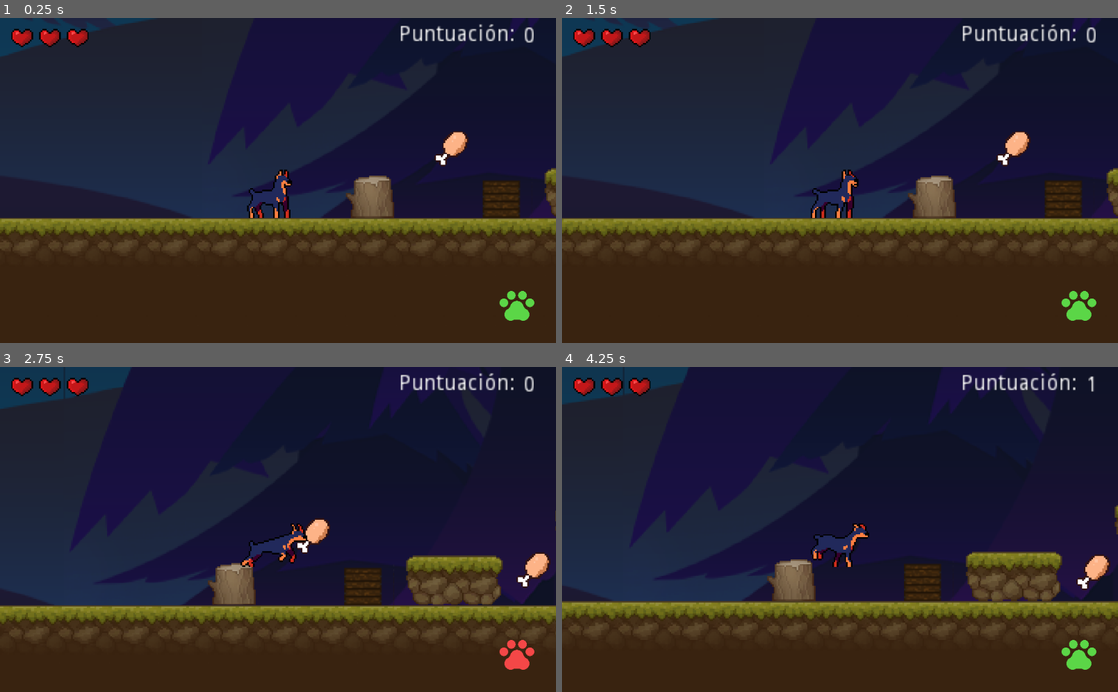
Above: before the commit, frames 1-4 (two rows, left to right).
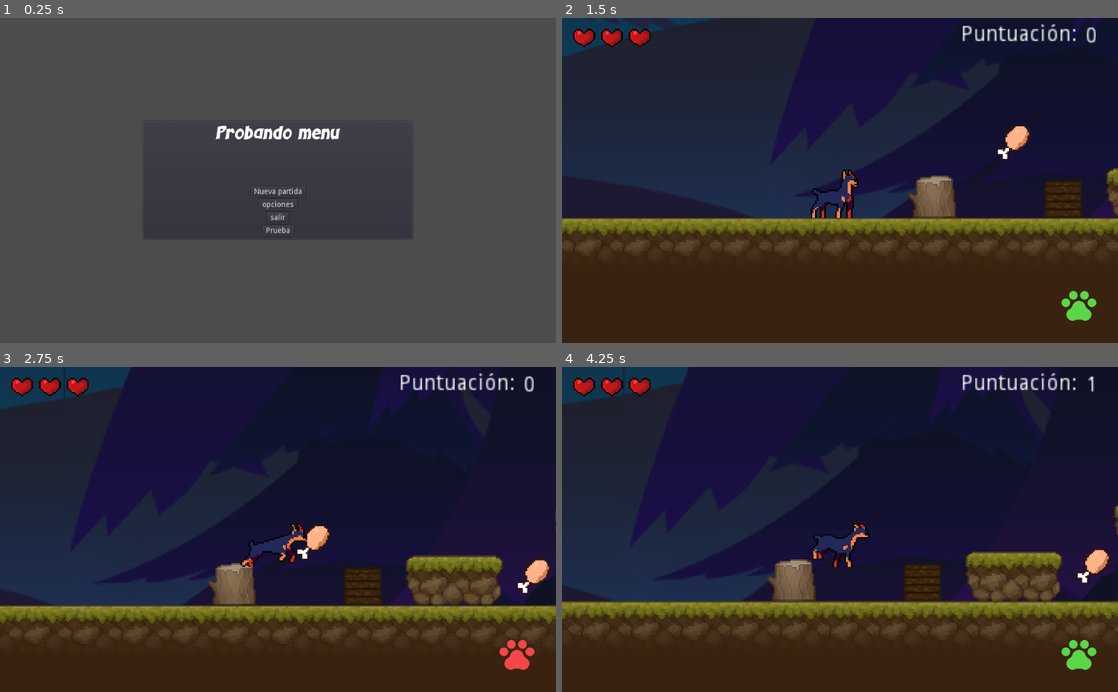
Above: after the commit, the same moments.

Repository: RicardoHL/PerroJuego
Game: Godot game, scene res://escenas/MainMenu.tscn
Two runs of this game, one before a commit and one after it. Both use one fixed random seed, a clock stepped at 60 frames per second and the inputs below. Before the commit the project starts from res://World.tscn. The engine's default icon, where the game draws it, is replaced by a stand-in: a white triangle on a blue panel in a dark square.
Inputs (mouse positions are in pixels of both pictures, inside the frame that each line leads up to):
- Up to frame 1 (0.25 s): no input
- Up to frame 2 (1.5 s): click (840, 193) at 0.5 s, where only the run after the commit has a clickable "Nueva partida"; tap Enter (ui_accept) at 1.25 s; move the mouse to (962, 164) at 1.27 s; press the mouse at (962, 164) at 1.28 s; hold Right (ui_right) from 1.28 s (still down)
- Up to frame 3 (2.75 s): keep holding Right (ui_right); tap Enter (ui_accept) at 1.52, 2.27 s; move the mouse to (166, 545) at 2.02 s; release the mouse at (166, 545) at 2.03 s; tap C (tecla_c) at 2.1 s
- Up to frame 4 (4.25 s): move the mouse to (895, 458) at 2.77 s; release Right (ui_right) at 2.78 s; hold Left (ui_left) 2.78-3.53 s; hold X (tecla_x) 2.78-3.53 s; move the mouse to (812, 594) at 3.52 s; hold Right (ui_right) from 3.53 s (still down); tap Z (tecla_z) at 3.6 s; tap Enter (ui_accept) at 3.77 s

The runs differ from the first frame. In frame 1, 100% of the frame differs, in the area x 0-100%, y 0-100%; in frame 2, 0.4%; in frame 3, 0.7%; in frame 4, 0.4%.

Commit message:
IA Zombie Acabada y juntado con la Salud

Diff:
--- a/PerroJuego/Scripts/Player.gd
+++ b/PerroJuego/Scripts/Player.gd
@@ -122,9 +122,9 @@
 		atacando=false
 
 func add_Score():
-
+	var healNode = get_tree().get_root().find_node("Salud",true,false)
+	healNode.heal()
 	var musloNode = get_tree().get_root().find_node("Camera2D",true,false)
-
 	musloNode.handleMeatCollected()
 
 
--- /dev/null
+++ b/PerroJuego/Scripts/Salud.gd
@@ -0,0 +1,95 @@
+extends Node2D
+
+onready var c1En = $Corazon1/CorazonEntero
+onready var c1Mi = $Corazon1/CorazonMitad
+onready var c1Va = $Corazon1/CorazonVacio
+onready var c2En = $Corazon2/CorazonEntero
+onready var c2Mi = $Corazon2/CorazonMitad
+onready var c2Va = $Corazon2/CorazonVacio
+onready var c3En = $Corazon3/CorazonEntero
+onready var c3Mi = $Corazon3/CorazonMitad
+onready var c3Va = $Corazon3/CorazonVacio
+
+var salud = 6
+
+func hitPlayer():
+	if(salud != 0):
+		salud -= 1
+	cambiarVida()
+
+func heal():
+	if(salud != 6):
+		salud += 1
+	cambiarVida()
+
+func cambiarVida():
+	if(salud == 0):
+		c1En.visible = false
+		c1Mi.visible = false
+		c1Va.visible = true
+		c2En.visible = false
+		c2Mi.visible = false
+		c2Va.visible = true
+		c3En.visible = false
+		c3Mi.visible = false
+		c3Va.visible = true
+	elif(salud == 1):
+		c1En.visible = false
+		c1Mi.visible = true
+		c1Va.visible = false
+		c2En.visible = false
+		c2Mi.visible = false
+		c2Va.visible = true
+		c3En.visible = false
+		c3Mi.visible = false
+		c3Va.visible = true
+	elif(salud == 2):
+		c1En.visible = true
+		c1Mi.visible = false
+		c1Va.visible = false
+		c2En.visible = false
+		c2Mi.visible = false
+		c2Va.visible = true
+		c3En.visible = false
+		c3Mi.visible = false
+		c3Va.visible = true
+	elif(salud == 3):
+		c1En.visible = true
+		c1Mi.visible = false
+		c1Va.visible = false
+		c2En.visible = false
+		c2Mi.visible = true
+		c2Va.visible = false
+		c3En.visible = false
+		c3Mi.visible = false
+		c3Va.visible = true
+	elif(salud == 4):
+		c1En.visible = true
+		c1Mi.visible = false
+		c1Va.visible = false
+		c2En.visible = true
+		c2Mi.visible = false
+		c2Va.visible = false
+		c3En.visible = false
+		c3Mi.visible = false
+		c3Va.visible = true
+	elif(salud == 5):
+		c1En.visible = true
+		c1Mi.visible = false
+		c1Va.visible = false
+		c2En.visible = true
+		c2Mi.visible = false
+		c2Va.visible = false
+		c3En.visible = false
+		c3Mi.visible = true
+		c3Va.visible = false
+	elif(salud == 6):
+		c1En.visible = true
+		c1Mi.visible = false
+		c1Va.visible = false
+		c2En.visible = true
+		c2Mi.visible = false
+		c2Va.visible = false
+		c3En.visible = true
+		c3Mi.visible = false
+		c3Va.visible = false
--- a/PerroJuego/Scripts/Zombie.gd
+++ b/PerroJuego/Scripts/Zombie.gd
@@ -2,6 +2,8 @@
 
 var moveSpeed = 100
 var maxSpeed = 150
+
+var timer
 
 const jumpHeight = -250
 const up = Vector2(0,-1)
@@ -11,7 +13,10 @@
 onready var collision = $CollisionShape2D
 onready var animationZombie = $AnimationZombie
 onready var hitboxAtaque = $Area_Ataque/HitBoxAtaque
-onready var rangoVision = $RangoVision
+onready var hitboxChoque = $Area_Choque/HitBoxChoque
+onready var rangoVision = $Area_Vision/RangoVision
+onready var spriteCono = $Sprite
+
 
 var move : Vector2 = Vector2(0,0)
 
@@ -19,6 +24,9 @@
 var motion = Vector2()
 var count = 0
 var dir = -1
+
+var seguirJugador = false
+
 
 var no_detectado=true
 
@@ -39,34 +47,68 @@
 
 
 func set_dir() ->void:
-	randomize()
-	var rand = rand_range(1, 3)
-	if rand == 1:
-		dir = 1
-	elif rand == 2:
-		dir = -1
-	elif rand == 3:
-		mov = false
+
+	if(seguirJugador == false):
+		var numero =randi() % (1001)
+
+
+
+		if numero > 0  && numero < 333 :
+			mov = true
+			dir = 1
+			animationZombie.play("WalkE")
+		elif numero > 334  && numero < 666:
+			dir = -1
+			mov = true
+			animationZombie.play("WalkE")
+		elif numero > 667  && numero < 1000:
+			mov = false
+
+			animationZombie.play("IdleE")
+
+
+
+
+
+func _init():
+	timer = Timer.new()
+	add_child(timer)
+	timer.wait_time = 2.0
+	timer.autostart = true
+	timer.connect("timeout", self, "finTiempo")
+
+
+func finTiempo():
+	print("fin")
+
+	set_dir()
+
 
 func _physics_process(delta):
+
 
 	motion.y += gravity
 	var friction = true
 	#animationZombie.play("WalkE")
 
 	if ready:
+
+
 		apply_gravity(delta)
 		if mov:
 			move.x = Speed * dir
 			move_and_slide(Vector2(move.x, 0), Vector2(0, -1))
 			if move.x < 0:
+
 				idle.flip_h = true
-				hitboxAtaque.position.x = -21
+				hitboxAtaque.position.x = -1.5
 				rangoVision.position.x = -52.256
+				rangoVision.scale.x = -2.116
 			else:
 				idle.flip_h = false
-				hitboxAtaque.position.x = 21
+				hitboxAtaque.position.x = 1.5
 				rangoVision.position.x = 52.256
+				rangoVision.scale.x = 2.116
 
 			if is_on_wall():
 				if dir > 0:
@@ -75,7 +117,7 @@
 
 
 					idle.flip_h = true
-					hitboxAtaque.position.x = -21
+					hitboxAtaque.position.x = -1.5
 					rangoVision.position.x = -52.256
 
 				else:
@@ -85,6 +127,7 @@
 					rangoVision.position.x = 52.256
 			pass
 		pass
+
 	pass
 
 
@@ -97,7 +140,7 @@
 	pass
 
 
-func _on_Area_Vision_body_entered(body):
+func _on_Area_Ataque_body_entered(body):
 
 	if(body.name == "Player"):
 		no_detectado = false
@@ -106,16 +149,51 @@
 		animationZombie.play("Attack")
 
 
+func _on_Area_Ataque_body_exited(body):
+	if(body.name == "Player"):
+		no_detectado = true
+		print("Deja de atacar")
+	pass # Replace with function body.
+
+
+
+func _on_Area_Vision_body_entered(body):
+	if (body.name == "Player"):
+		seguirJugador = true
+		print("Siguiendo jugador...")
+		if(mov == false):
+			if(rangoVision.scale.x > 0):
+				dir = 1
+			else:
+				dir = -1
+			mov = true
+			$AnimationZombie.play("WalkE")
+
 
 func _on_Area_Vision_body_exited(body):
 	if(body.name == "Player"):
-		no_detectado = true
-		print("Deja de atacar")
+		seguirJugador = false
+		print("Jugador perdido")
+		if(rangoVision.scale.x > 0):
+			rangoVision.scale.x = -2.116
+			rangoVision.position.x = -52.256
+		else:
+			rangoVision.scale.x = 2.116
+			rangoVision.position.x = 52.256
+	pass # Replace with function body.
 
 
 func _on_AnimationZombie_animation_finished(nombre):
 	if(nombre=="Attack" and no_detectado==false):
+		var hitNode = get_tree().get_root().find_node("Salud",true,false)
+		hitNode.hitPlayer()
+		print("Herido")
 		animationZombie.play("Attack")
 	elif(nombre=="Attack"):
 		animationZombie.play("WalkE")
 		mov = true
+
+func _on_Area_Choque_body_entered(body):
+
+
+	pass # Replace with function body.
--- a/PerroJuego/World.tscn
+++ b/PerroJuego/World.tscn
@@ -17,6 +17,7 @@
 [ext_resource path="res://Zombie.tscn" type="PackedScene" id=15]
 [ext_resource path="res://Scripts/Puntuacion.gd" type="Script" id=16]
 [ext_resource path="res://Caja.tscn" type="PackedScene" id=17]
+[ext_resource path="res://Scripts/Salud.gd" type="Script" id=18]
 
 [sub_resource type="TileSet" id=1]
 
@@ -967,13 +968,16 @@
 zoom = Vector2( 0.35, 0.35 )
 script = ExtResource( 16 )
 
-[node name="Corazon1" parent="Player/Camera2D" instance=ExtResource( 13 )]
+[node name="Salud" type="Node2D" parent="Player/Camera2D"]
+script = ExtResource( 18 )
+
+[node name="Corazon1" parent="Player/Camera2D/Salud" instance=ExtResource( 13 )]
 position = Vector2( -165, -94 )
 
-[node name="Corazon2" parent="Player/Camera2D" instance=ExtResource( 13 )]
+[node name="Corazon2" parent="Player/Camera2D/Salud" instance=ExtResource( 13 )]
 position = Vector2( -147, -94 )
 
-[node name="Corazon3" parent="Player/Camera2D" instance=ExtResource( 13 )]
+[node name="Corazon3" parent="Player/Camera2D/Salud" instance=ExtResource( 13 )]
 position = Vector2( -129, -94 )
 
 [node name="RichTextLabel" type="RichTextLabel" parent="Player/Camera2D"]
--- a/PerroJuego/Zombie.tscn
+++ b/PerroJuego/Zombie.tscn
@@ -1,11 +1,12 @@
-[gd_scene load_steps=9 format=2]
+[gd_scene load_steps=11 format=2]
 
 [ext_resource path="res://Imagenes/Zombie/Zombie.png" type="Texture" id=1]
 [ext_resource path="res://Scripts/Zombie.gd" type="Script" id=2]
+[ext_resource path="res://icon.png" type="Texture" id=3]
 
 [sub_resource type="Animation" id=5]
 resource_name = "Attack"
-length = 2.0
+length = 1.5
 tracks/0/type = "value"
 tracks/0/path = NodePath("Idle:frame")
 tracks/0/interp = 1
@@ -13,10 +14,10 @@
 tracks/0/imported = false
 tracks/0/enabled = true
 tracks/0/keys = {
-"times": PoolRealArray( 0, 0.3, 0.4, 0.5, 0.6, 1, 1.5 ),
+"times": PoolRealArray( 0, 0.3, 0.7, 0.9, 1.1, 1.3, 1.5 ),
 "transitions": PoolRealArray( 1, 1, 1, 1, 1, 1, 1 ),
 "update": 1,
-"values": [ 13, 14, 15, 16, 17, 18, 19 ]
+"values": [ 13, 18, 14, 15, 16, 17, 19 ]
 }
 
 [sub_resource type="Animation" id=2]
@@ -69,16 +70,19 @@
 }
 
 [sub_resource type="RectangleShape2D" id=1]
-extents = Vector2( 12.5, 16 )
+extents = Vector2( 7, 0.5 )
 
 [sub_resource type="RectangleShape2D" id=6]
-extents = Vector2( 11, 4.5 )
+extents = Vector2( 18.5, 19 )
+
+[sub_resource type="RectangleShape2D" id=7]
+extents = Vector2( 7.5, 11 )
 
 [node name="Zombie" type="KinematicBody2D"]
 script = ExtResource( 2 )
 
 [node name="Idle" type="Sprite" parent="."]
-position = Vector2( -1, 1 )
+position = Vector2( -1, 0 )
 scale = Vector2( 1.30729, 1.30729 )
 texture = ExtResource( 1 )
 hframes = 13
@@ -91,15 +95,21 @@
 anims/WalkE = SubResource( 4 )
 
 [node name="CollisionShape2D" type="CollisionShape2D" parent="."]
-position = Vector2( -2.5, 6 )
+position = Vector2( 1, 20.5 )
 shape = SubResource( 1 )
 
-[node name="RangoVision" type="CollisionPolygon2D" parent="."]
-use_parent_material = true
-position = Vector2( 52.256, 0 )
+[node name="Area_Vision" type="Area2D" parent="."]
+
+[node name="RangoVision" type="CollisionPolygon2D" parent="Area_Vision"]
+position = Vector2( 51.256, 0 )
 scale = Vector2( 2.116, 0.964 )
-polygon = PoolVector2Array( -27.1462, -1.19077, 9.97435, -21.9373, 10, 21.6305 )
-disabled = true
+polygon = PoolVector2Array( -27.1462, -1.19077, 38.6314, -32.1577, 38.6314, 28.0083 )
+
+[node name="Sprite" type="Sprite" parent="Area_Vision/RangoVision"]
+modulate = Color( 0.0235294, 0.564706, 1, 1 )
+position = Vector2( 20.5969, -1.55602 )
+scale = Vector2( 0.573591, 0.43763 )
+texture = ExtResource( 3 )
 
 [node name="Area_Ataque" type="Area2D" parent="."]
 modulate = Color( 0, 0, 0, 1 )
@@ -107,9 +117,18 @@
 [node name="HitBoxAtaque" type="CollisionShape2D" parent="Area_Ataque"]
 modulate = Color( 1, 0, 0, 1 )
 self_modulate = Color( 1, 0, 0, 1 )
-position = Vector2( 21, 0 )
+position = Vector2( 3.5, 2 )
 shape = SubResource( 6 )
 
+[node name="Area_Choque" type="Area2D" parent="."]
+
+[node name="HitBoxChoque" type="CollisionShape2D" parent="Area_Choque"]
+position = Vector2( 0.5, 10 )
+shape = SubResource( 7 )
+
 [connection signal="animation_finished" from="AnimationZombie" to="." method="_on_AnimationZombie_animation_finished"]
-[connection signal="body_entered" from="Area_Ataque" to="." method="_on_Area_Vision_body_entered"]
-[connection signal="body_exited" from="Area_Ataque" to="." method="_on_Area_Vision_body_exited"]
+[connection signal="body_entered" from="Area_Vision" to="." method="_on_Area_Vision_body_entered"]
+[connection signal="body_exited" from="Area_Vision" to="." method="_on_Area_Vision_body_exited"]
+[connection signal="body_entered" from="Area_Ataque" to="." method="_on_Area_Ataque_body_entered"]
+[connection signal="body_exited" from="Area_Ataque" to="." method="_on_Area_Ataque_body_exited"]
+[connection signal="body_entered" from="Area_Choque" to="." method="_on_Area_Choque_body_entered"]
--- /dev/null
+++ b/PerroJuego/escenas/MainButton.tscn
@@ -0,0 +1,8 @@
+[gd_scene format=2]
+
+[node name="Button" type="Button"]
+margin_left = 64.0
+margin_right = 164.0
+margin_bottom = 20.0
+size_flags_horizontal = 4
+text = "Nueva Partida"
--- /dev/null
+++ b/PerroJuego/escenas/MainMenu.gd
@@ -0,0 +1,38 @@
+extends Control
+
+
+# Declare member variables here. Examples:
+# var a = 2
+# var b = "text"
+
+
+# Called when the node enters the scene tree for the first time.
+func _ready():
+	var main_menu_button = preload("res://escenas/MainButton.tscn")
+	var button = ["Nueva partida", "opciones", "salir", "Prueba"]
+
+	for i in range(button.size()):
+		var instance = main_menu_button.instance()
+		instance.text = button[i]
+		match i:
+			0:
+				instance.connect("pressed", self, "load_scene",["res://World.tscn"])
+			1:
+				instance.connect("pressed", self, "load_scene",["res://escenas/Opciones.tscn"])
+			2:
+				instance.connect("pressed", self, "quit")
+
+
+		$CenterContainer/PanelContainer/VBoxContainer/Botones.add_child(instance)
+
+
+func load_scene(scene: String) -> void:
+	var error_code = get_tree().change_scene(scene)
+	if error_code != 0:
+		print("error " , error_code)
+
+func quit() -> void:
+	get_tree().quit()
+# Called every frame. 'delta' is the elapsed time since the previous frame.
+#func _process(delta):
+#	pass
--- /dev/null
+++ b/PerroJuego/escenas/MainMenu.tscn
@@ -0,0 +1,44 @@
+[gd_scene load_steps=4 format=2]
+
+[ext_resource path="res://KOMIKZ.ttf" type="DynamicFontData" id=1]
+[ext_resource path="res://escenas/MainMenu.gd" type="Script" id=2]
+
+[sub_resource type="DynamicFont" id=24]
+size = 36
+font_data = ExtResource( 1 )
+
+[node name="Control" type="Control"]
+anchor_right = 1.0
+anchor_bottom = 1.0
+script = ExtResource( 2 )
+
+[node name="CenterContainer" type="CenterContainer" parent="."]
+anchor_right = 1.0
+anchor_bottom = 1.0
+
+[node name="PanelContainer" type="PanelContainer" parent="CenterContainer"]
+margin_left = 262.0
+margin_top = 200.0
+margin_right = 762.0
+margin_bottom = 400.0
+rect_min_size = Vector2( 500, 200 )
+
+[node name="VBoxContainer" type="VBoxContainer" parent="CenterContainer/PanelContainer"]
+margin_left = 7.0
+margin_top = 7.0
+margin_right = 493.0
+margin_bottom = 193.0
+custom_constants/separation = 40
+
+[node name="Label" type="Label" parent="CenterContainer/PanelContainer/VBoxContainer"]
+margin_left = 129.0
+margin_right = 357.0
+margin_bottom = 75.0
+size_flags_horizontal = 4
+custom_fonts/font = SubResource( 24 )
+text = "Probando menu
+"
+
+[node name="Botones" type="VBoxContainer" parent="CenterContainer/PanelContainer/VBoxContainer"]
+margin_right = 486.0
+margin_bottom = 115.0
--- /dev/null
+++ b/PerroJuego/escenas/NuevaPartida.tscn
@@ -0,0 +1,17 @@
+[gd_scene format=2]
+
+[node name="Control" type="Control"]
+anchor_right = 1.0
+anchor_bottom = 1.0
+
+[node name="Label" type="Label" parent="."]
+anchor_left = 0.5
+anchor_top = 0.5
+anchor_right = 0.5
+anchor_bottom = 0.5
+margin_left = -512.0
+margin_top = -7.0
+margin_right = 512.0
+margin_bottom = 7.0
+text = "Nueva Partida"
+align = 1
--- /dev/null
+++ b/PerroJuego/escenas/Opciones.tscn
@@ -0,0 +1,18 @@
+[gd_scene format=2]
+
+[node name="Control" type="Control"]
+anchor_right = 1.0
+anchor_bottom = 1.0
+
+[node name="Label" type="Label" parent="."]
+anchor_left = 0.5
+anchor_top = 0.5
+anchor_right = 0.5
+anchor_bottom = 0.5
+margin_left = -512.0
+margin_top = -7.0
+margin_right = 512.0
+margin_bottom = 7.0
+text = "Opciones
+"
+align = 1
--- a/PerroJuego/project.godot
+++ b/PerroJuego/project.godot
@@ -11,7 +11,7 @@
 [application]
 
 config/name="ProyectoJuego"
-run/main_scene="res://World.tscn"
+run/main_scene="res://escenas/MainMenu.tscn"
 config/icon="res://icon.png"
 
 [gui]
Binary file added: PerroJuego/KOMIKZ.ttf
Not shown: 1 places in PerroJuego/World.tscn that only renumber resources
Not shown, added: PerroJuego/Imagenes.zip
